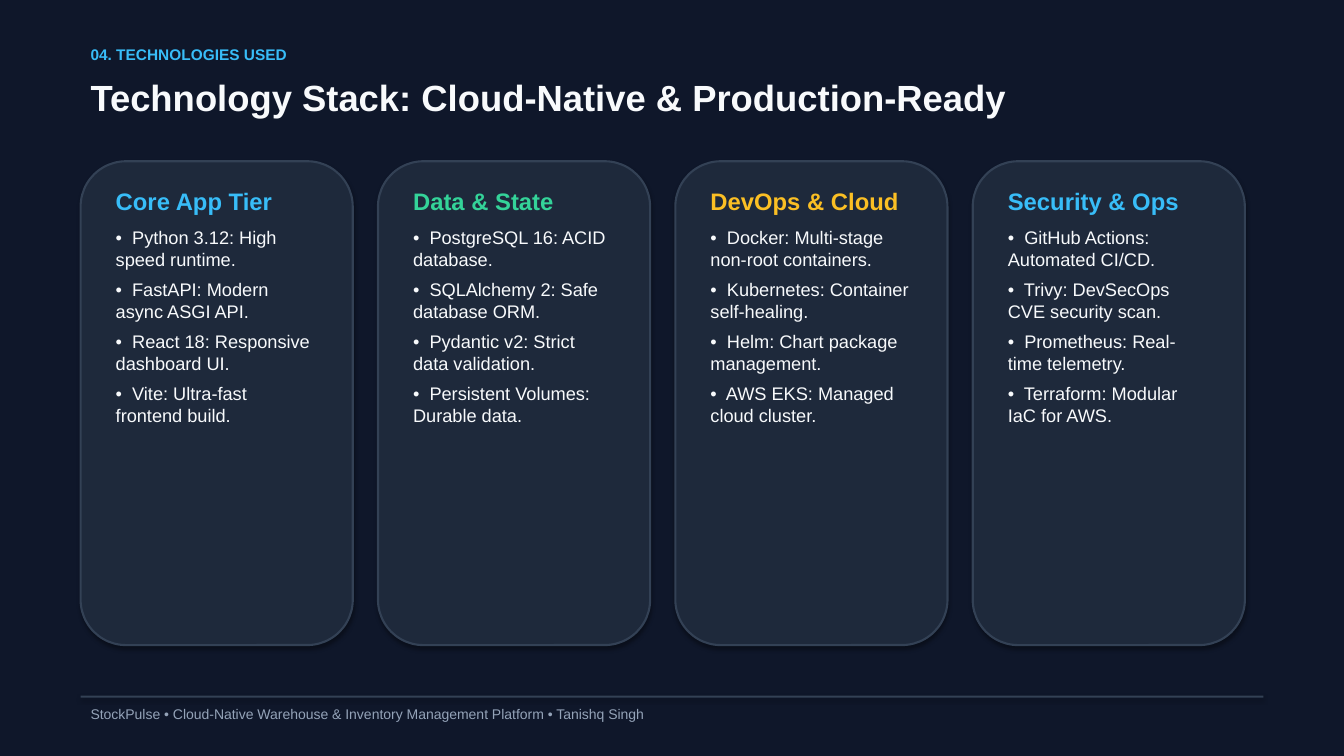
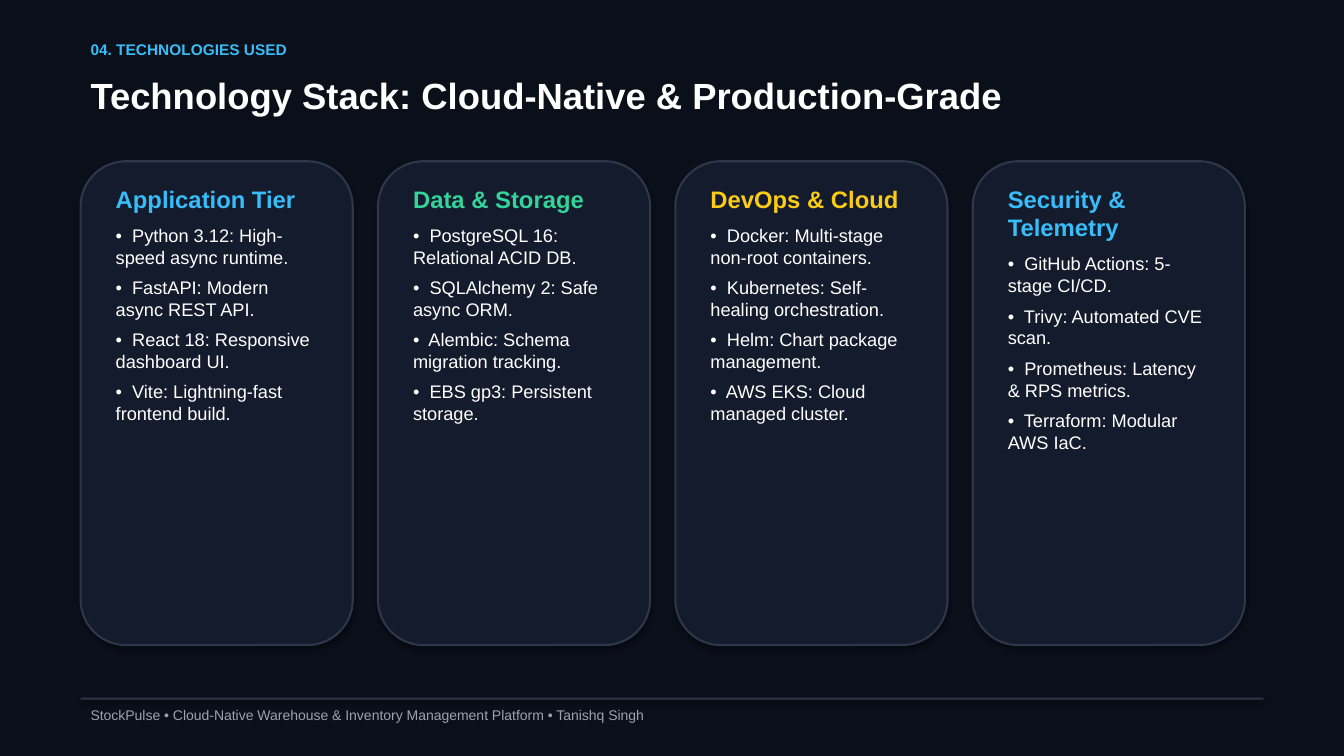
Before and after one commit to Tanishq217/StockPulse, a slide deck: slide 5 of StockPulse_Presentation.pptx. Drawn at 1344x756 pixels with LibreOffice and Linux fonts; fonts in the diff are those of the drawing. Boxes give left, top, right and bottom in pixels: in the first picture for what was removed or moved away, otherwise in the second. Text is boxed around its words. In the diff, an @@ line names an element or a change of style, - is before the commit and + after.

```diff
--- a/StockPulse_Presentation.pptx
+++ b/StockPulse_Presentation.pptx
@@ rectangle at bbox=[0, 0, 1344, 756]: fill #0F172A to #0B0F19 @@
@@ text "04. TECHNOLOGIES USED": place and size @@
-text "04. TECHNOLOGIES USED" at bbox=[91, 49, 287, 60]
+text "04. TECHNOLOGIES USED" at bbox=[91, 44, 287, 55]
@@ text at bbox=[91, 82, 1001, 117]: text changed; text colour #F8FAFC to #FFFFFF @@
-Technology Stack: Cloud-Native & Production-Ready
+Technology Stack: Cloud-Native & Production-Grade
@@ fill #1E293B to #141B2D; outline #334155 1.5 pt to #2D374B 1.5 pt in 4 elements at bbox=[81, 161, 353, 645], bbox=[378, 161, 650, 645], bbox=[676, 161, 948, 645], bbox=[973, 161, 1245, 645] @@
@@ text at bbox=[116, 190, 295, 320]: text changed; text colour #F8FAFC to #FFFFFF @@
-Core App Tier
-• Python 3.12: High speed runtime.
-• FastAPI: Modern async ASGI API.
+Application Tier
+• Python 3.12: High-speed async runtime.
+• FastAPI: Modern async REST API.
@@ text at bbox=[413, 191, 598, 424]: text changed; text colour #F8FAFC to #FFFFFF @@
-Data & State
-• PostgreSQL 16: ACID database.
-• SQLAlchemy 2: Safe database ORM.
-• Pydantic v2: Strict data validation.
-• Persistent Volumes: Durable data.
+Data & Storage
+• PostgreSQL 16: Relational ACID DB.
+• SQLAlchemy 2: Safe async ORM.
+• Alembic: Schema migration tracking.
+• EBS gp3: Persistent storage.
@@ text at bbox=[710, 190, 898, 372]: text colour #FBBF24 to #FACC15 in "DevOps & Cloud"; text colour #F8FAFC to #FFFFFF in "• Docker: Multi-stage non-root containers.", "• Helm: Chart package management." @@
@@ text at bbox=[1008, 190, 1202, 449]: text changed; text colour #F8FAFC to #FFFFFF @@
-Security & Ops
-• GitHub Actions: Automated CI/CD.
-• Trivy: DevSecOps CVE security scan.
-• Prometheus: Real-time telemetry.
-• Terraform: Modular IaC for AWS.
+Security & Telemetry
+• GitHub Actions: 5-stage CI/CD.
+• Trivy: Automated CVE scan.
+• Prometheus: Latency & RPS metrics.
+• Terraform: Modular AWS IaC.
@@ text at bbox=[710, 281, 884, 320]: text changed; text colour #F8FAFC to #FFFFFF @@
-• Kubernetes: Container self-healing.
+• Kubernetes: Self-healing orchestration.
@@ text at bbox=[116, 332, 310, 368]: text colour #F8FAFC to #FFFFFF in "• React 18: Responsive dashboard UI." @@
@@ text at bbox=[116, 384, 282, 420]: text changed; text colour #F8FAFC to #FFFFFF @@
-• Vite: Ultra-fast frontend build.
+• Vite: Lightning-fast frontend build.
@@ text at bbox=[710, 384, 865, 424]: text changed; text colour #F8FAFC to #FFFFFF @@
-• AWS EKS: Managed cloud cluster.
+• AWS EKS: Cloud managed cluster.
@@ text "StockPulse • Cloud-Native Warehouse & ..." at bbox=[91, 710, 644, 723]: text colour #94A3B8 to #9CA3AF @@
@@ rectangle at bbox=[81, 698, 1263, 700]: fill #334155 to #2D374B @@
```
Also in this commit, not shown: 10 other slides changed, 4 slides added, 3 slides removed, 19 other files.
